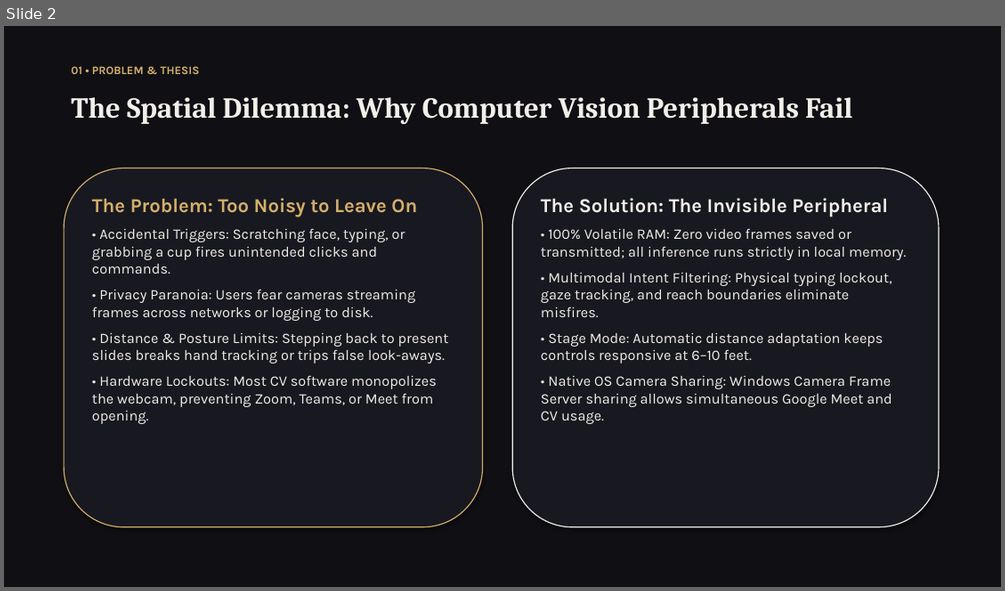
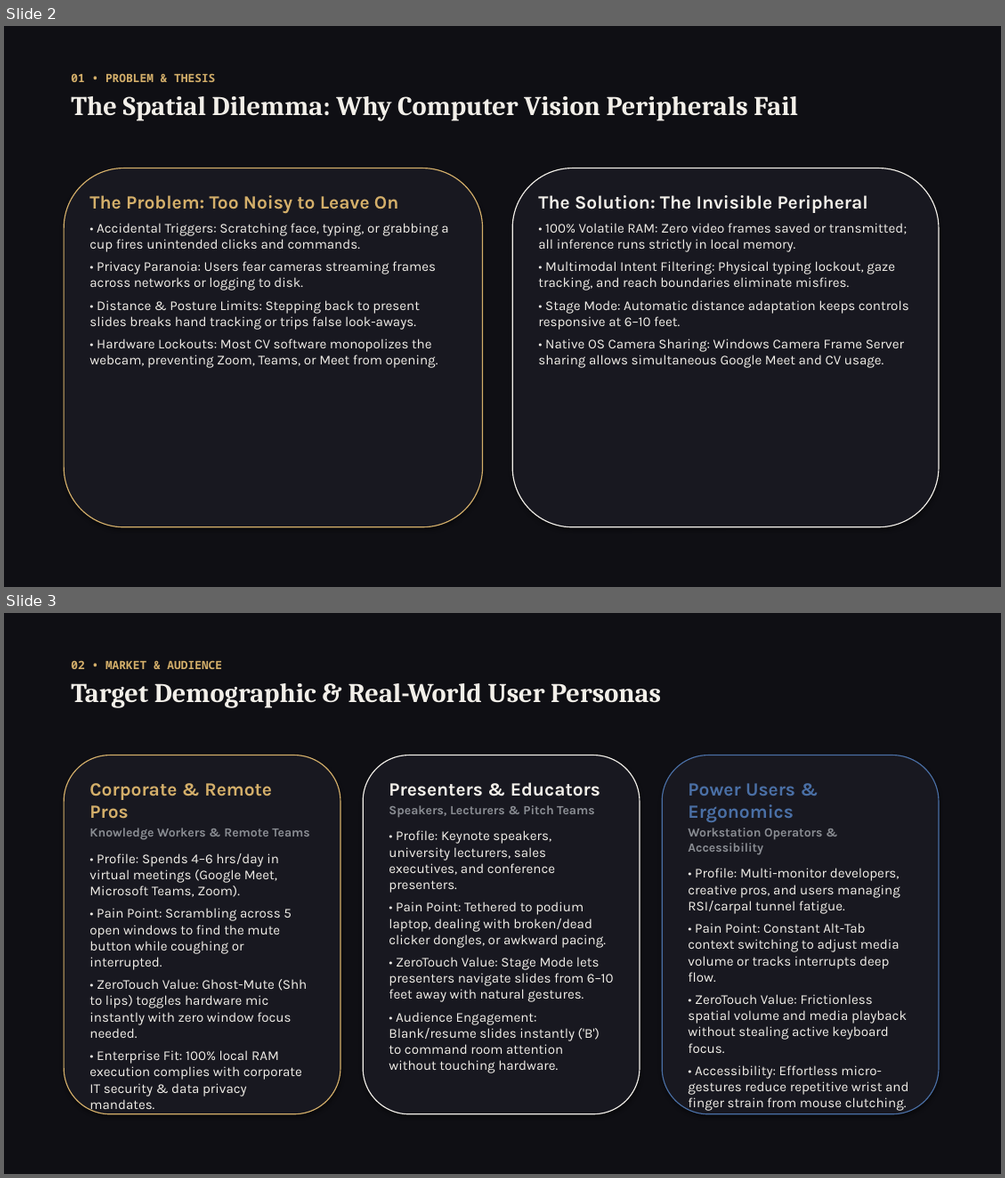
Before and after one commit to Philphil-org/UAT-Hackathon, a slide deck: ZeroTouch_PitchDeck.pptx. Shown one above the other, each under a label of ours: slide 2 before the commit, slides 2 and 3 after it. The pictures are 1005x591 and 1005x1178 pixels, drawn with LibreOffice and Linux fonts; fonts in the diff are those of the drawing. Boxes give left, top, right and bottom in pixels: in the first picture for what was removed or moved away, otherwise in the second. Text is boxed around its words. In the diff, an @@ line names an element or a change of style, - is before the commit and + after.

Commit message:
docs: add target demographic and user personas slide to pitch deck

```diff
--- a/ZeroTouch_PitchDeck.pptx
+++ b/ZeroTouch_PitchDeck.pptx
@@ slide 3 added at bbox=[4, 613, 1001, 1174], background #FFFFFF @@
@@ rectangle added at bbox=[4, 613, 1001, 1174], fill #0F0F14 @@
@@ text added at bbox=[71, 660, 661, 708], 26 pt, text #F2EFE9, bold @@
+02 • MARKET & AUDIENCE
+Target Demographic & Real-World User Personas
@@ rounded rectangle added at bbox=[64, 755, 340, 1114], fill #181820, outline #D4AF6A 1 pt @@
@@ rounded rectangle added at bbox=[363, 755, 639, 1114], fill #181820, outline #F2EFE9 1 pt @@
@@ rounded rectangle added at bbox=[662, 755, 938, 1114], fill #181820, outline #4A6FA5 1 pt @@
@@ text added at bbox=[89, 783, 309, 1096], 13 pt, text #F2EFE9 @@
+Corporate & Remote Pros
+Knowledge Workers & Remote Teams
+• Profile: Spends 4–6 hrs/day in virtual meetings (Google Meet, Microsoft Teams, Zoom).
+• Pain Point: Scrambling across 5 open windows to find the mute button while coughing or interrupted.
+• ZeroTouch Value: Ghost-Mute (Shh to lips) toggles hardware mic instantly with zero window focus needed.
+• Enterprise Fit: 100% local RAM execution complies with corporate IT security & data privacy mandates.
@@ text added at bbox=[388, 782, 614, 1073], 13 pt, text #F2EFE9 @@
+Presenters & Educators
+Speakers, Lecturers & Pitch Teams
+• Profile: Keynote speakers, university lecturers, sales executives, and conference presenters.
+• Pain Point: Tethered to podium laptop, dealing with broken/dead clicker dongles, or awkward pacing.
+• ZeroTouch Value: Stage Mode lets presenters navigate slides from 6–10 feet away with natural gestures.
+• Audience Engagement: Blank/resume slides instantly ('B') to command room attention without touching hardware.
@@ text added at bbox=[688, 783, 908, 1094], 13 pt, text #F2EFE9 @@
+Power Users & Ergonomics
+Workstation Operators & Accessibility
+• Profile: Multi-monitor developers, creative pros, and users managing RSI/carpal tunnel fatigue.
+• Pain Point: Constant Alt-Tab context switching to adjust media volume or tracks interrupts deep flow.
+• ZeroTouch Value: Frictionless spatial volume and media playback without stealing active keyboard focus.
+• Accessibility: Effortless micro-gestures reduce repetitive wrist and finger strain from mouse clutching.
@@ slide 2 changed as well @@
@@ text "01 • PROBLEM & THESIS": place and size @@
-text "01 • PROBLEM & THESIS" at bbox=[71, 97, 852, 124]
+text "01 • PROBLEM & THESIS" at bbox=[71, 73, 798, 121]
@@ text at bbox=[71, 73, 215, 82]: paragraph added @@
+01 • PROBLEM & THESIS
@@ text removed at bbox=[71, 66, 200, 74] @@
-01 • PROBLEM & THESIS
@@ text at bbox=[71, 96, 798, 121]: size 28 to 26 pt in "The Spatial Dilemma: Why Computer Vision Peripherals ..."; more space between paragraphs @@
@@ text "The Problem: Too Noisy to ..." at bbox=[89, 195, 448, 368]: size 19 to 18 pt in "The Problem: Too Noisy to Leave On"; size 14 to 13 pt; less space between paragraphs @@
@@ text "The Solution: The Invisible Peripheral" at bbox=[538, 195, 909, 368]: size 19 to 18 pt in "The Solution: The Invisible Peripheral"; size 14 to 13 pt; less space between paragraphs @@
```
Also in this commit, not shown: 4 other slides changed.
